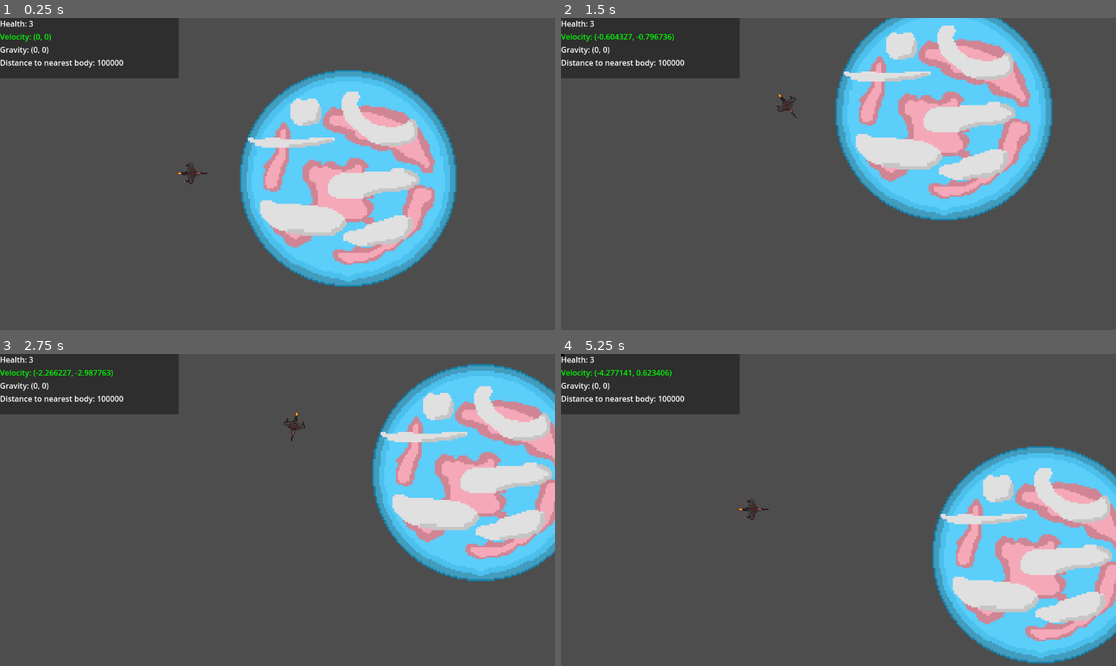
Above: before the commit, frames 1-4 (two rows, left to right).
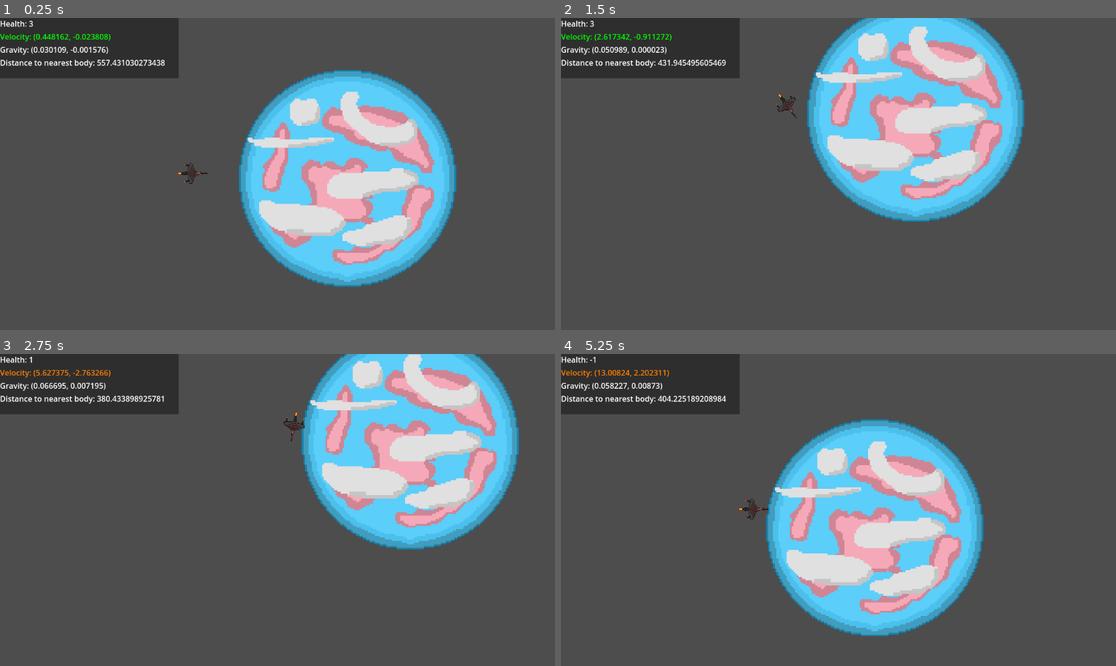
Above: after the commit, the same moments.

Repository: Lambda-Nabla/orbit-newton
Game: Godot game, scene res://scenes/player.tscn
Same seed, same stepped clock (60 frames per second), same inputs: the game is played once before the commit and once after it.
Inputs (mouse positions are in pixels of both pictures, inside the frame that each line leads up to):
- Up to frame 1 (0.25 s): no input
- Up to frame 2 (1.5 s): move the mouse to (960, 158) at 0.52 s; hold D (right) 0.53-1.28 s; click (960, 158) at 0.67 s; move the mouse to (727, 189) at 1.27 s; hold S (down) from 1.28 s (still down)
- Up to frame 3 (2.75 s): move the mouse to (333, 441) at 2.02 s; release S (down) at 2.03 s; hold D (right) from 2.03 s (still down)
- Up to frame 4 (5.25 s): move the mouse to (810, 572) at 2.77 s; release D (right) at 2.78 s; hold W (up) 2.78-3.53 s; click (810, 572) at 2.92 s; move the mouse to (1005, 556) at 3.52 s; hold A (left) 3.53-5.03 s; move the mouse to (672, 463) at 4.27 s; move the mouse to (866, 510) at 5.02 s; hold S (down) from 5.03 s (still down); click (866, 510) at 5.17 s

The runs differ from the first frame. In frame 1, 1.7% of the frame differs, in the area x 6-83%, y 5-87%; in frame 2, 19%; in frame 3, 26%; in frame 4, 38%, in the area x 0-100%, y 0-100%.
Error after the commit: Attempt to call function 'serve_minigame' in base 'null instance' on a null instance. (res://scripts/player.gd:74)

Commit message:
Implement minigameServer system

Diff:
--- a/scripts/player.gd
+++ b/scripts/player.gd
@@ -1,4 +1,6 @@
 extends RigidBody2D
+
+var minigameServer
 
 var speed = 5
 var velocity := Vector2.ZERO
@@ -25,10 +27,12 @@
 
 func _ready():
 	root  = get_tree().get_root().get_children()
-	objects = root[0].get_children()
+	objects = root[1].get_children()
 	for object in objects:
 		if object is RigidBody2D and object != self:
 			planets.append(object)
+
+	minigameServer = get_node("/root/MinigameServer")
 
 func calculate_gravity_force(target, bodies) -> Vector2:
 	var sum := Vector2.ZERO
@@ -66,7 +70,6 @@
 
 	if(get_colliding_bodies()):
 		checkDamage()
+		if velocity.length() > 0:
+			minigameServer.serve_minigame()
 		velocity -= velocity
-
-
-	print(velocity)
Not shown: 1 places in scenes/player.tscn that only renumber resources
Not shown: 1 places in scenes/pressureminigame.tscn that only renumber resources
Not shown, changed: scenes/terminal minigame.tscn
Not shown: 1 places in scenes/wires_minigame.tscn that only renumber resources
